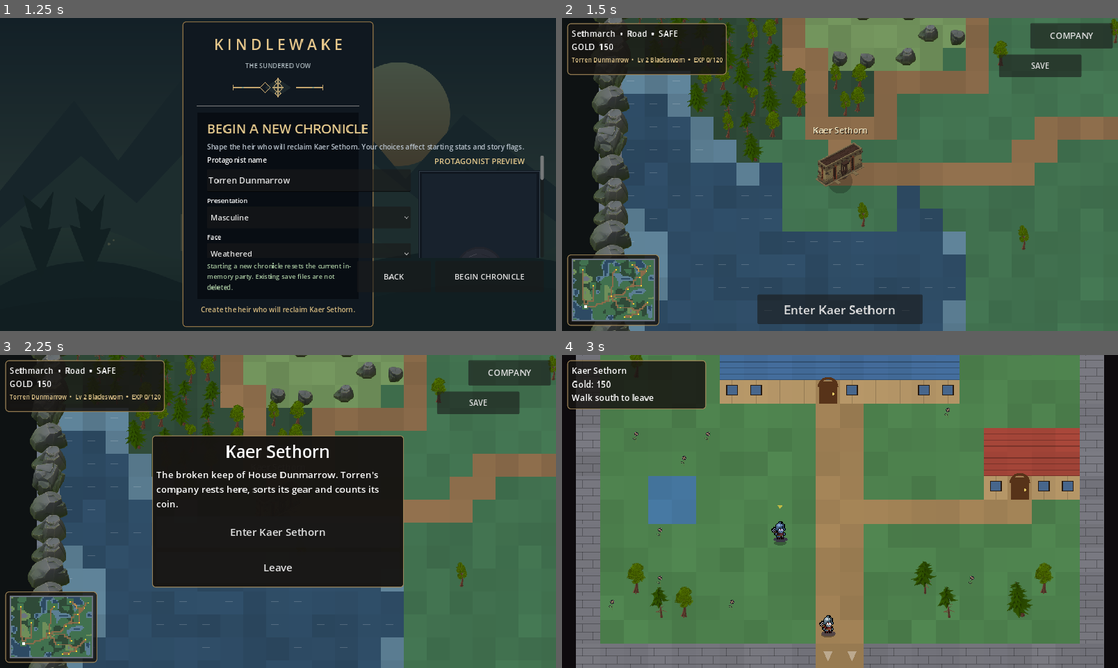
Above: before the commit, frames 1-4 (two rows, left to right).
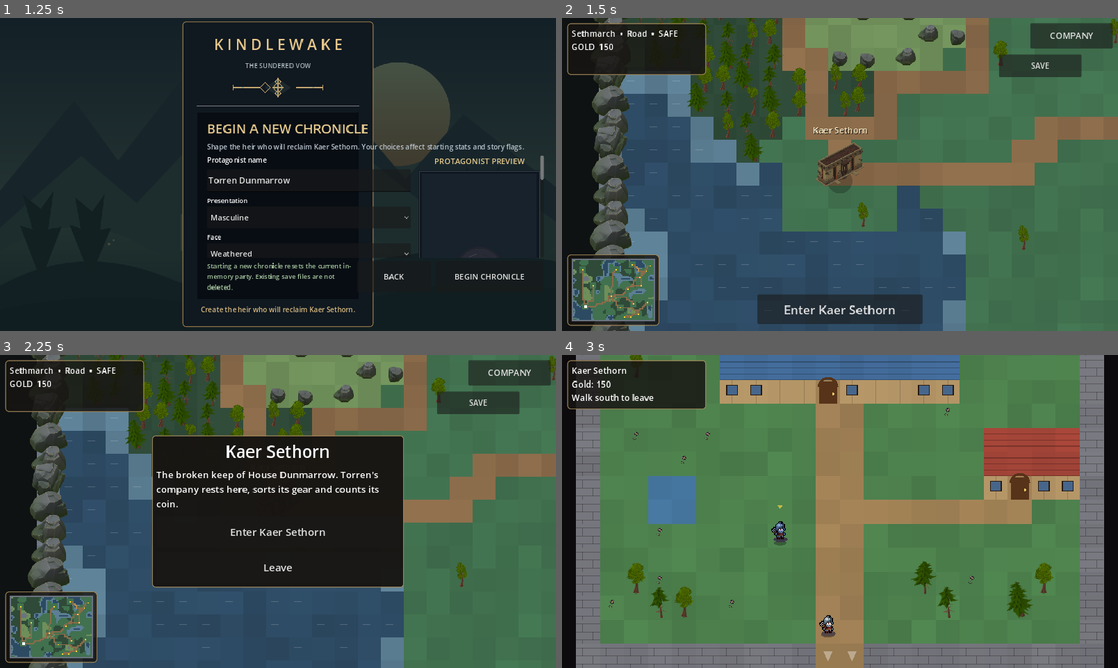
Above: after the commit, the same moments.

Repository: ninjun42215-gif/KindleWake
Game: Godot game, scene res://TitleScreen.tscn
Same seed, same stepped clock (60 frames per second), same inputs: the game is played once before the commit and once after it.
Inputs:
- Up to frame 1 (1.25 s): click "NEW GAME" at 0.5 s
- Up to frame 2 (1.5 s): click "BEGIN CHRONICLE" at 1.25 s
- Up to frame 3 (2.25 s): click "Enter Kaer Sethorn" at 2 s
- Up to frame 4 (3 s): click "Enter Kaer Sethorn" at 2.75 s

Frame 1 is identical in both runs. In frame 2, 0.8% of the frame differs, in the area x 1-30%, y 1-19%; in frame 3, 0.8%; in frame 4, nothing differs.
Error after the commit: Parse Error: Could not find type "CharacterSheetScript" in the current scope. (res://scripts/core/character_sheet.gd:168)

Commit message:
fix: use the script class name in character preview copy

Diff:
--- a/Kindlewake/scripts/core/character_sheet.gd
+++ b/Kindlewake/scripts/core/character_sheet.gd
@@ -165,7 +165,7 @@
 ## A throw-away copy of this character wearing `item_id` in `slot` (pass "" to take the slot's item off).
 ## Used by the party screen to preview what a change would do; the original sheet is never touched.
 func with_item(slot: String, item_id: String, items: Dictionary) -> CharacterSheet:
-    var copy: CharacterSheet = CharacterSheet.from_dict(to_dict())
+    var copy: CharacterSheetScript = CharacterSheetScript.from_dict(to_dict())
     copy.equipment[slot] = item_id
     copy.fit_sockets(items)
     return copy
